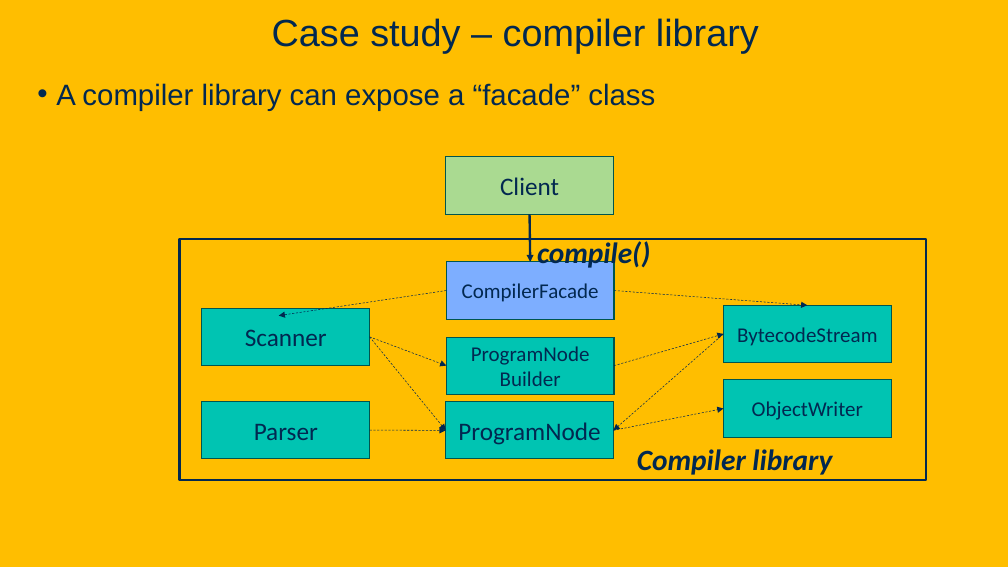
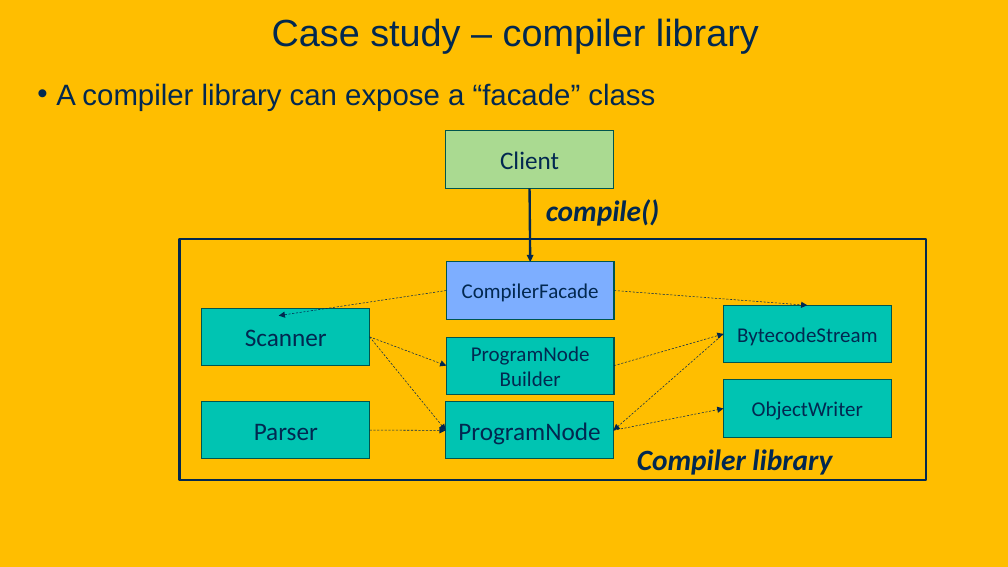
Before and after one commit to davsec-teaching/ecs160-f25, a slide deck: slide 69 of slides/8_design_patterns.pptx (slide 85 before the commit). Drawn at 1008x567 pixels with LibreOffice and Linux fonts; fonts in the diff are those of the drawing; background and template pictures are left out. Boxes give left, top, right and bottom in pixels: in the first picture for what was removed or moved away, otherwise in the second. Text is boxed around its words. In the diff, an @@ line names an element or a change of style, - is before the commit and + after.

```diff
--- a/slides/8_design_patterns.pptx
+++ b/slides/8_design_patterns.pptx
@@ rectangle "Client": place and size @@
-rectangle "Client" at (446,157,614,214)
+rectangle "Client" at (446,131,614,188)
@@ arrow moved from (530, 215) - (530, 262) to (530, 188) - (530, 262) @@
@@ text "compile()" rewrapped from (537,238,650,270) to (546,199,659,226) @@
```
Also in this commit, not shown: 9 other slides changed, 1 slide removed.
